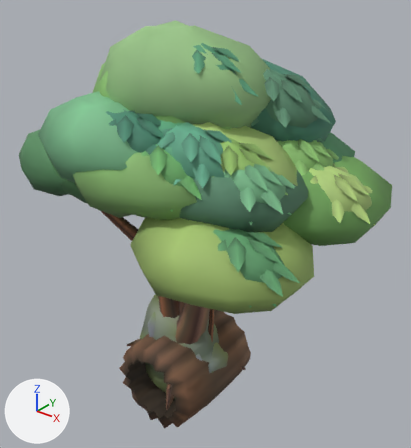
An edit to the glTF model assets/forest/bosque.glb, drawn before and after from the same camera.
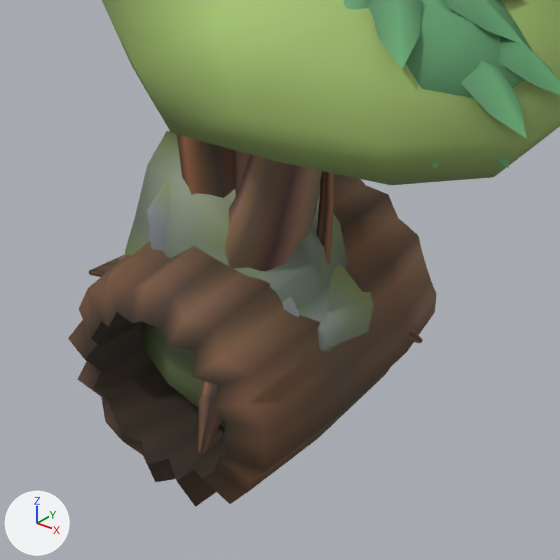
Old and new are each drawn whole from a camera (50 mm lens) standing at (7.02, -8.02, 8.74) and looking at (0.29, 0.39, 3.52) and again close up on the part from 23% to 72% of the width and 55% to 100% of the height. Lighting does not change. The marker at lower left points along +X, +Y and +Z. The first two pictures are the older version. Vertices at exactly the same position are counted once.

The older version as bpy lines, for what is in view:
```python
me_ardosia = bpy.data.meshes.new('Ardosia')
me_ardosia.from_pydata(...)  # 64 vertices, 124 faces; spans x -1.15..1.09, y -0.91..0.8, z -0.47..1.82
me_ardosia.materials.append(mat_pigmentos_do_bosque)
me_aveleira_tronco = bpy.data.meshes.new('Aveleira_Tronco')
me_aveleira_tronco.from_pydata(...)  # 406 vertices, 772 faces; spans x -2.17..2.47, y -1.53..1.57, z -0.31..4.91
me_aveleira_tronco.materials.append(mat_pigmentos_do_bosque)
me_pedra_fendida = bpy.data.meshes.new('Pedra_fendida')
me_pedra_fendida.from_pydata(...)  # 54 vertices, 104 faces; spans x -0.94..0.94, y -0.73..0.66, z -0.22..1.49
me_pedra_fendida.materials.append(mat_pigmentos_do_bosque)
me_seixo_musgo = bpy.data.meshes.new('Seixo_musgo')
me_seixo_musgo.from_pydata(...)  # 50 vertices, 96 faces; spans x -0.98..1.08, y -0.81..0.68, z -0.18..0.92
me_seixo_musgo.materials.append(mat_pigmentos_do_bosque)
ob_ardosia = bpy.data.objects.new('Ardosia', me_ardosia)
ob_ardosia.location = (0.0, 0.0, 0.0)
ob_aveleira_tronco = bpy.data.objects.new('Aveleira_Tronco', me_aveleira_tronco)
ob_aveleira_tronco.location = (0.0, 0.0, 0.0)
ob_pedra_fendida = bpy.data.objects.new('Pedra_fendida', me_pedra_fendida)
ob_pedra_fendida.location = (0.0, 0.0, 0.0)
ob_seixo_musgo = bpy.data.objects.new('Seixo_musgo', me_seixo_musgo)
ob_seixo_musgo.location = (0.0, 0.0, 0.0)
# also in view: 'Aveleira_Copa_economica' at (0.21, 0.08, 4.73); 'Varal' at (0.01, -0.01, 1.25); 'Aveleira_Pontas' at (0.77, -0.29, 4.89); 'Tronco_Oco' at (-0.01, 0.03, -0.03); 'Carvalho_Tronco' at (-0.22, 0.1, 2.54)
```
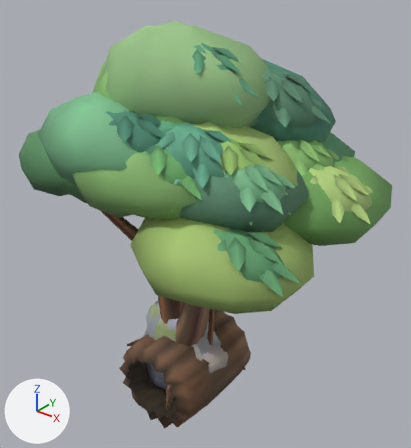
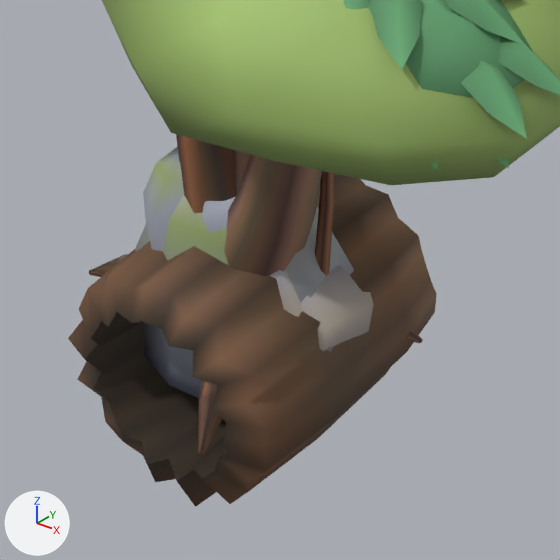
Commit message: Libera a calha e refina as rochas e a oclusão do Bosque

Changed parts and their boxes (x1, y1, x2, y2) in the close-ups (560 x 560 px; the box of a moved part takes in the faces that stretch with it):
'Ardosia', reshaped, recoloured
    before: (125, 131, 348, 428)
    after: (135, 195, 354, 398)
part 1 of me_ardosia, moved or reshaped
    before: (125, 131, 348, 428)
    after: (135, 195, 354, 398)
part 2 of me_ardosia, recoloured
    before: (125, 165, 347, 320)
    after: (135, 207, 354, 302)
part 3 of me_ardosia, recoloured
    before: (148, 131, 347, 322)
    after: (169, 195, 317, 297)
part 4 of me_ardosia, recoloured
    before: (125, 217, 348, 392)
    after: (146, 323, 333, 387)
part 5 of me_ardosia, recoloured
    before: (141, 322, 226, 428)
    after: (143, 322, 201, 398)
part 6 of me_seixo_musgo, recoloured (lighter)
    both: (343, 306, 373, 342)
part 7 of me_seixo_musgo, recoloured (lighter)
    both: (318, 265, 373, 351)
part 8 of me_seixo_musgo, recoloured (greyish green to grey)
    before: (318, 265, 341, 329)
    after: (301, 265, 341, 329)
part 9 of me_pedra_fendida, recoloured
    before: (147, 179, 298, 317)
    after: (143, 147, 298, 317)
part 10 of me_pedra_fendida, recoloured
    before: (150, 178, 299, 317)
    after: (144, 153, 302, 317)

Edits to the bpy script that builds the scene:
```text
Change me_ardosia:
    used by ob_ardosia; location = (0.0, 0.0, 0.0)
    remove me_ardosia.from_pydata(...)  # 64 vertices, 124 faces; spans x -1.15..1.09, y -0.91..0.8, z -0.47..1.82
    add me_ardosia.from_pydata(...)  # 64 vertices, 124 faces; spans x -1.08..1.08, y -0.86..0.75, z -0.35..1.5
    me_ardosia part 1: 64 of 64 vertices moved; they spanned x -1.15..1.09, y -0.91..0.8, z -0.47..1.82 and now span x -1.08..1.08, y -0.86..0.75, z -0.35..1.5; mean shift (0.0, 0.0, -0.14)
    me_ardosia part 2: 25 faces centred in x -0.97..0.85, y -0.7..0.64, z 0.25..1.41 are repainted in the vertex colours; the middle colour goes from greyish green #707f69 to grey #8a9296
    me_ardosia part 3: 50 faces centred in x -0.99..0.94, y -0.76..0.69, z 0.38..1.65 are repainted in the vertex colours; the middle colour goes from grey #808b75 to grey #afaba6
    me_ardosia part 4: 30 faces centred in x -0.89..1.05, y -0.84..0.75, z -0.09..1.01 are repainted in the vertex colours; the middle colour goes from dark green #677454 to grey #797f8b
    me_ardosia part 5: 19 faces centred in x -0.99..1.08, y -0.81..0.76, z -0.33..0.07 are repainted in the vertex colours; the middle colour goes from greyish green #4c5742 to greyish blue #61657a
Change me_seixo_musgo:
    where me_seixo_musgo.from_pydata(...)  # 50 vertices, 96 faces; spans x -0.98..1.08, y -0.81..0.68, z -0.18..0.92
    used by ob_seixo_musgo; location = (0.0, 0.0, 0.0)
    me_seixo_musgo part 6: 27 faces centred in x -0.93..1.03, y -0.68..0.61, z -0.05..0.81 are repainted in the vertex colours; the middle colour goes from grey #76817a to grey #908b91
    me_seixo_musgo part 7: 20 faces centred in x -0.82..1.01, y -0.55..0.65, z 0.3..0.84 are repainted in the vertex colours; the middle colour goes from grey #828e84 to grey #9a9698
    me_seixo_musgo part 8: 27 faces centred in x -0.61..0.82, y -0.38..0.57, z 0.65..0.88 are repainted in the vertex colours; the middle colour goes from greyish green #98a688 to grey #a29ca3
Change me_pedra_fendida:
    where me_pedra_fendida.from_pydata(...)  # 54 vertices, 104 faces; spans x -0.94..0.94, y -0.73..0.66, z -0.22..1.49
    used by ob_pedra_fendida; location = (0.0, 0.0, 0.0)
    me_pedra_fendida part 9: 72 faces centred in x -0.92..0.89, y -0.68..0.63, z -0.17..1.45 are repainted in the vertex colours; the middle colour goes from grey #868b8f to grey #9599a6
    me_pedra_fendida part 10: 32 faces centred in x -0.88..0.81, y -0.67..0.61, z -0.1..1.46 are repainted in the vertex colours; the middle colour goes from green #758660 to grey #969d9f
```
